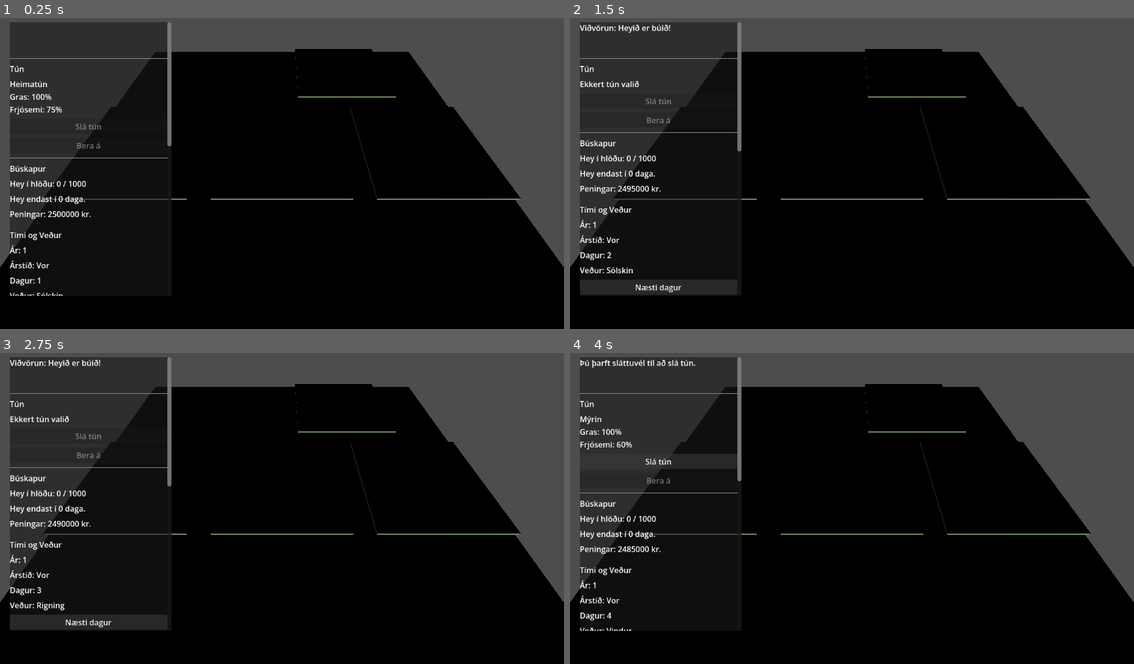
Above: before the commit, frames 1-4 (two rows, left to right).
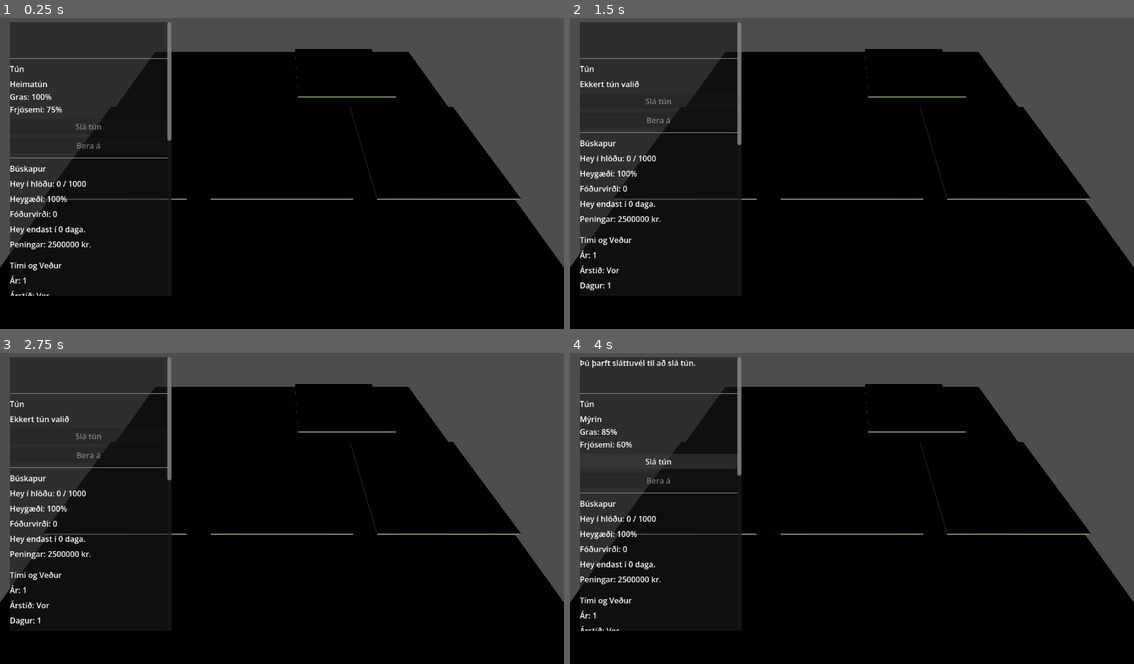
Above: after the commit, the same moments.

Repository: robertmarvin72/Bondinn
Game: Godot game, scene res://world.tscn
Two runs of this game, one before a commit and one after it. Both use one fixed random seed, a clock stepped at 60 frames per second and the inputs below.
Inputs (mouse positions are in pixels of both pictures, inside the frame that each line leads up to):
- Up to frame 1 (0.25 s): no input
- Up to frame 2 (1.5 s): click (660, 313) at 0.5 s, where only the run before the commit has a clickable "Næsti dagur"; click "Næsti dagur" at 1.25 s
- Up to frame 3 (2.75 s): click "Næsti dagur" at 2 s
- Up to frame 4 (4 s): tap Enter at 2.75 s; move the mouse to (976, 489) at 2.77 s; click (976, 489) at 2.92 s; click "Slá tún" at 3.5 s

The runs differ from the first frame. In frame 1, 1.0% of the frame differs, in the area x 1-31%, y 39-90%; in frame 2, 2.6%; in frame 3, 2.6%, in the area x 1-31%, y 2-89%; in frame 4, 1.1%.

Commit message:
Hay quality

Diff:
--- a/world.gd
+++ b/world.gd
@@ -26,6 +26,9 @@
 var lambing_completed: bool = false
 var lambs_born_this_year: int = 0
 var hay_shortage_days: int = 0
+var hay_quality: float = 1.0
+var feed_value: float = 0.0
+var harvest_quality: float = 1.0
 
 var money: int = 2500000
 var daily_cost: int = 5000
@@ -66,6 +69,8 @@
 @onready var buy_baler_button: Button = $UI/FieldPanel/ScrollContainer/VBoxContainer/BuyBalerButton
 @onready var loose_hay_label: Label = $UI/FieldPanel/ScrollContainer/VBoxContainer/LooseHayLabel
 @onready var bale_button: Button = $UI/FieldPanel/ScrollContainer/VBoxContainer/BaleButton
+@onready var hay_quality_label: Label = $UI/FieldPanel/ScrollContainer/VBoxContainer/HayQualityLabel
+@onready var feed_value_label: Label = $UI/FieldPanel/ScrollContainer/VBoxContainer/FeedValueLabel
 @onready var camera: Camera3D = $Camera3D
 
 func has_required_machinery(machine_name: String) -> bool:
@@ -78,20 +83,25 @@
 			return has_tractor and has_mower
 	return true
 
+func calculate_hay_quality(old_hay: int, old_quality: float, new_hay: int, new_quality: float) -> float:
+	if old_hay + new_hay == 0:
+		return 1.0
+	return (old_hay * old_quality + new_hay * new_quality) / float(old_hay + new_hay)
+
 func _get_effective_hay_rate() -> float:
 	if season == "Vetur":
 		return hay_per_sheep_per_day * 1.5
 	return hay_per_sheep_per_day
 
 func _process_hay_consumption() -> String:
-	var consumed: int = int(sheep_count * _get_effective_hay_rate())
-	if barn_hay < consumed:
+	var consumed: float = sheep_count * _get_effective_hay_rate()
+	if feed_value <= consumed:
+		feed_value = 0.0
 		barn_hay = 0
-	else:
-		barn_hay -= consumed
-	if barn_hay == 0 and consumed > 0:
 		hay_shortage_days += 1
 		return "Viðvörun: Heyið er búið!"
+	feed_value -= consumed
+	barn_hay = int(feed_value / hay_quality) if hay_quality > 0.0 else 0
 	hay_shortage_days = 0
 	return ""
 
@@ -149,6 +159,8 @@
 	loose_hay_label.text = "Ópressað hey: 0"
 	bale_button.disabled = true
 	bale_button.pressed.connect(_on_bale_pressed)
+	hay_quality_label.text = "Heygæði: " + str(int(round(hay_quality * 100))) + "%"
+	feed_value_label.text = "Fóðurvirði: " + str(int(feed_value))
 	buy_sheep_button.pressed.connect(_on_buy_sheep_pressed)
 	sell_sheep_button.pressed.connect(_on_sell_sheep_pressed)
 	_update_sheep_buttons()
@@ -195,6 +207,7 @@
 	match current_weather:
 		Weather.SUNNY: hay = int(hay * 1.1)
 		Weather.RAIN:  hay = int(hay * 0.7)
+	harvest_quality = 1.1 if current_weather == Weather.SUNNY else (0.7 if current_weather == Weather.RAIN else 1.0)
 	loose_hay += hay
 	loose_hay_label.text = "Ópressað hey: " + str(loose_hay)
 	_update_panel()
@@ -236,7 +249,7 @@
 	if has_tractor:
 		money -= TRACTOR_DAILY_COST
 	var daily_consumption = sheep_count * _get_effective_hay_rate()
-	var forecast_days: int = int(floor(barn_hay / daily_consumption)) if daily_consumption > 0 else 9999
+	var forecast_days: int = int(floor(feed_value / daily_consumption)) if daily_consumption > 0 else 9999
 	var warnings: Array = []
 	if lambing_message != "":
 		warnings.append(lambing_message)
@@ -250,6 +263,8 @@
 	day_label.text = "Dagur: " + str(day_count)
 	weather_label.text = "Veður: " + _weather_name()
 	hay_label.text = "Hey í hlöðu: " + str(barn_hay) + " / " + str(barn_capacity)
+	hay_quality_label.text = "Heygæði: " + str(int(round(hay_quality * 100))) + "%"
+	feed_value_label.text = "Fóðurvirði: " + str(int(feed_value))
 	hay_forecast_label.text = "Hey endast í " + str(forecast_days) + " daga."
 	money_label.text = "Peningar: " + str(money) + " kr."
 	sheep_label.text = "Kindur: " + str(sheep_count)
@@ -325,10 +340,14 @@
 		warning_label.text = "Ekkert laustt hey til að rúlla."
 		return
 	var amount = min(loose_hay, barn_capacity - barn_hay)
+	hay_quality = calculate_hay_quality(barn_hay, hay_quality, amount, harvest_quality)
 	barn_hay += amount
 	loose_hay = 0
+	feed_value = barn_hay * hay_quality
 	hay_label.text = "Hey í hlöðu: " + str(barn_hay) + " / " + str(barn_capacity)
 	loose_hay_label.text = "Ópressað hey: " + str(loose_hay)
+	hay_quality_label.text = "Heygæði: " + str(int(round(hay_quality * 100))) + "%"
+	feed_value_label.text = "Fóðurvirði: " + str(int(feed_value))
 	warning_label.text = ""
 
 func _on_buy_baler_pressed() -> void:
--- a/world.tscn
+++ b/world.tscn
@@ -158,6 +158,16 @@
 size_flags_horizontal = 3
 text = "Hey: 0 / 1000"
 
+[node name="HayQualityLabel" type="Label" parent="UI/FieldPanel/ScrollContainer/VBoxContainer"]
+layout_mode = 2
+size_flags_horizontal = 3
+text = "Heygæði: 100%"
+
+[node name="FeedValueLabel" type="Label" parent="UI/FieldPanel/ScrollContainer/VBoxContainer"]
+layout_mode = 2
+size_flags_horizontal = 3
+text = "Fóðurvirði: 0"
+
 [node name="HayForecastLabel" type="Label" parent="UI/FieldPanel/ScrollContainer/VBoxContainer"]
 layout_mode = 2
 size_flags_horizontal = 3
